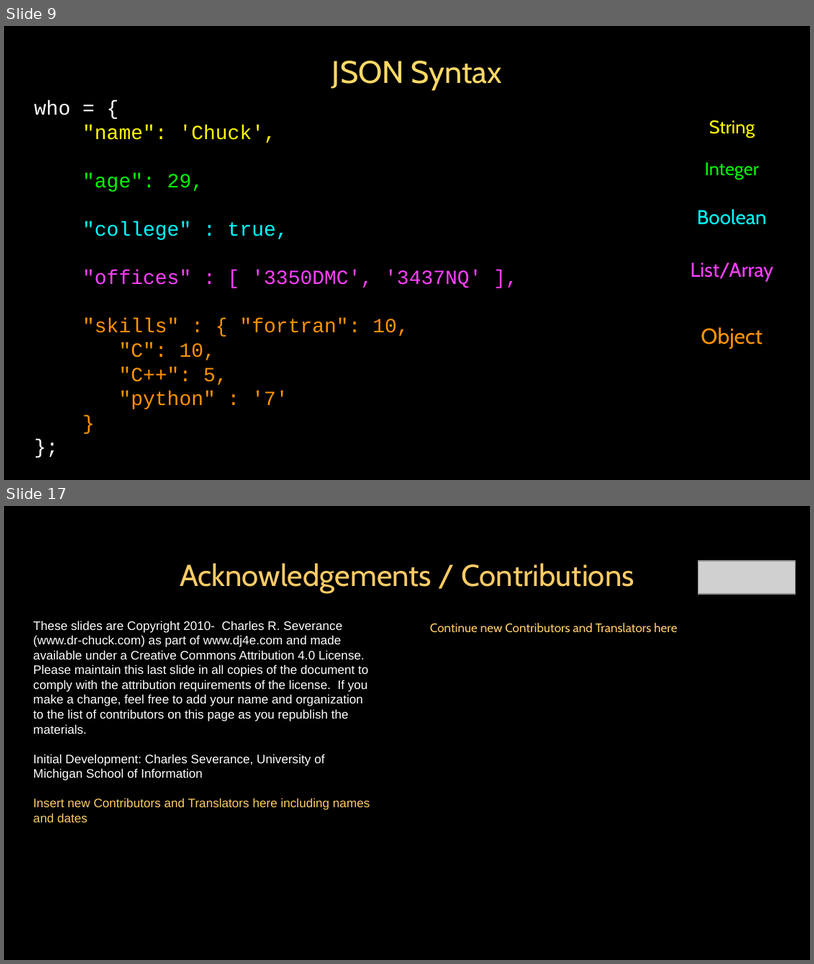
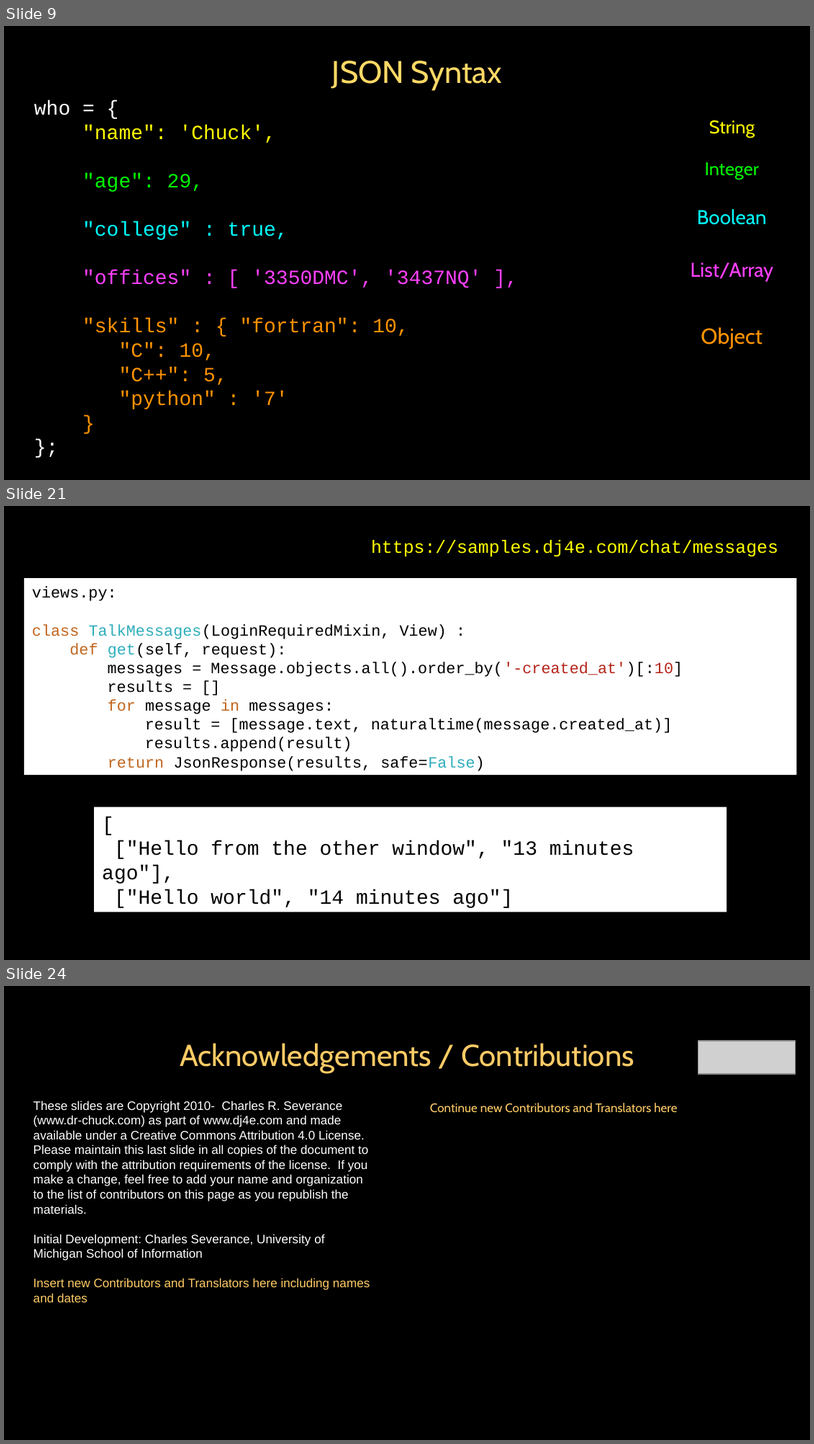
Before and after one commit to csev/dj4e, a slide deck: lectures/JS-04-JSON.ppt. Shown one above the other, each under a label of ours: slides 9 and 17 before the commit, slides 9, 21 and 24 after it; the slides between them are not shown. The pictures are 814x964 and 814x1444 pixels, drawn with LibreOffice and Linux fonts; fonts in the diff are those of the drawing; grey boxes stand for pictures. Boxes give left, top, right and bottom in pixels: in the first picture for what was removed or moved away, otherwise in the second. Text is boxed around its words. In the diff, an @@ line names an element or a change of style, - is before the commit and + after.

```diff
--- a/lectures/JS-04-JSON.ppt
+++ b/lectures/JS-04-JSON.ppt
@@ slide 21 added at (4, 506, 810, 960), background #000000; not listed: 1 template element that a slide beside it also shows @@
@@ text added at (371, 540, 779, 556), 16 pt, text #FFFF00 @@
+https://samples.dj4e.com/chat/messages
@@ rectangle added at (24, 579, 797, 775), fill #FFFFFF, 14 pt, text #000000 @@
+views.py:
+class TalkMessages(LoginRequiredMixin, View) :
+def get(self, request):
+messages = Message.objects.all().order_by('-created_at')[:10]
+results = []
+for message in messages:
+result = [message.text, naturaltime(message.created_at)]
+results.append(result)
+return JsonResponse(results, safe=False)
@@ rectangle added at (94, 807, 728, 911), fill #FFFFFF, 18 pt, text #000000 @@
+[
+["Hello from the other window", "13 minutes ago"],
+["Hello world", "14 minutes ago"]
+]
@@ what was slide 17 is now slide 24 @@
```
Also in this commit, not shown: 3 slides changed, 12 other slides added, 6 slides removed.
